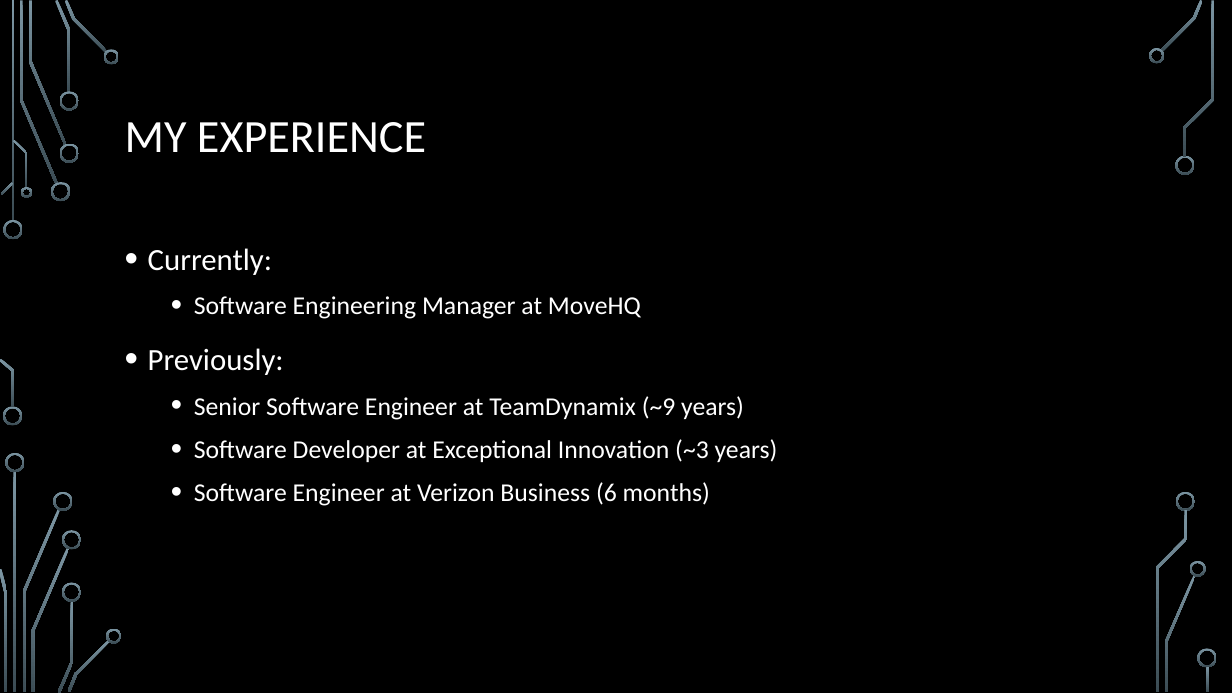
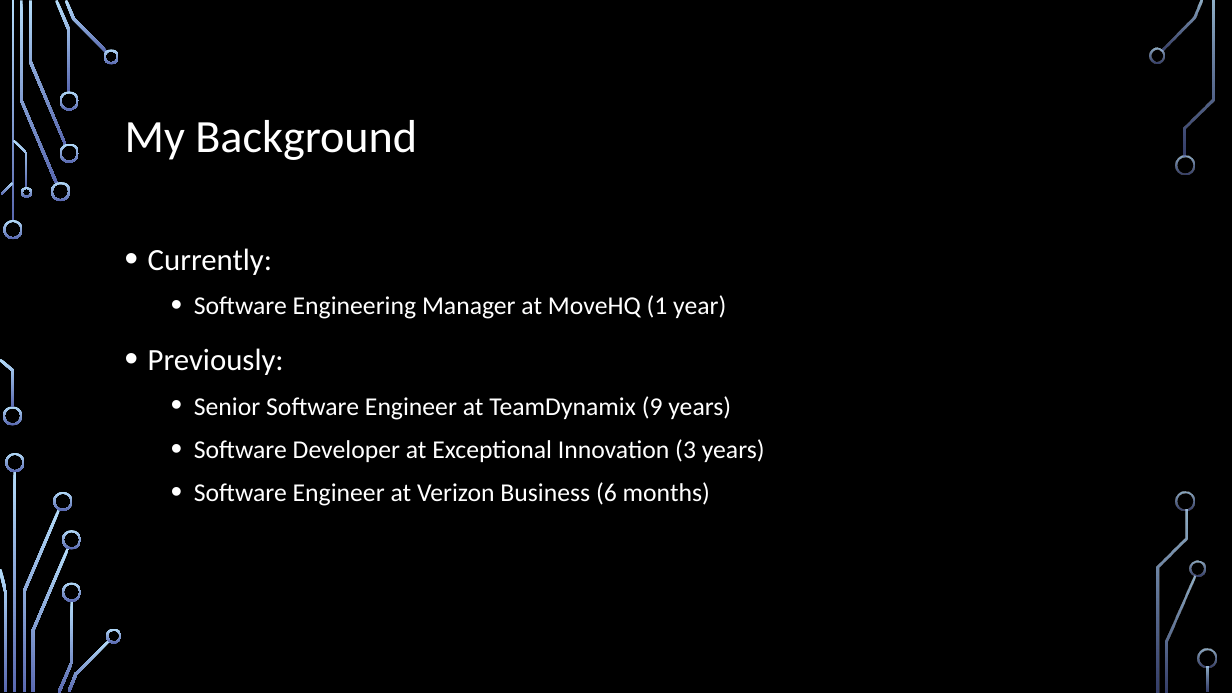
Before and after one commit to IntegerMan/SoftwareQualityTalk, a slide deck: slide 3 of Software Quality Recipes for Legacy.pptx. Drawn at 1232x693 pixels with LibreOffice and Linux fonts; fonts in the diff are those of the drawing; background and template pictures are left out. Boxes give left, top, right and bottom in pixels: in the first picture for what was removed or moved away, otherwise in the second. Text is boxed around its words. In the diff, an @@ line names an element or a change of style, - is before the commit and + after.

```diff
--- a/Software Quality Recipes for Legacy.pptx
+++ b/Software Quality Recipes for Legacy.pptx
@@ fill gradient #7C96A3 to #3B4C54 to gradient #B4DCFA to #5968B0 in 36 elements at (x1=4, y1=220, x2=23, y2=239), (x1=3, y1=407, x2=22, y2=426), (x1=20, y1=1, x2=57, y2=184), (x1=51, y1=182, x2=70, y2=201), (x1=29, y1=1, x2=66, y2=145), (x1=55, y1=0, x2=71, y2=92), (x1=59, y1=143, x2=79, y2=163), (x1=59, y1=91, x2=79, y2=111), (x1=65, y1=0, x2=107, y2=54), (x1=104, y1=49, x2=120, y2=64), (x1=1, y1=182, x2=14, y2=195), (x1=0, y1=359, x2=14, y2=408), (x1=13, y1=140, x2=28, y2=188), (x1=20, y1=187, x2=31, y2=198), (x1=14, y1=471, x2=17, y2=692), (x1=22, y1=509, x2=59, y2=691), (x1=6, y1=453, x2=25, y2=472), (x1=0, y1=568, x2=6, y2=691), (x1=54, y1=492, x2=73, y2=511), (x1=31, y1=548, x2=69, y2=692), (x1=57, y1=601, x2=73, y2=693), (x1=62, y1=531, x2=81, y2=550), (x1=62, y1=582, x2=81, y2=602), (x1=67, y1=640, x2=110, y2=692), (x1=106, y1=628, x2=122, y2=643), (x1=1161, y1=0, x2=1203, y2=52), (x1=1149, y1=48, x2=1165, y2=64), (x1=1176, y1=155, x2=1195, y2=175), (x1=1165, y1=576, x2=1196, y2=692), (x1=1190, y1=561, x2=1206, y2=577), (x1=1184, y1=1, x2=1214, y2=157), (x1=1177, y1=492, x2=1196, y2=511), (x1=1156, y1=510, x2=1188, y2=692), (x1=1198, y1=649, x2=1217, y2=668), (x1=1207, y1=666, x2=1210, y2=692), (x1=11, y1=1, x2=14, y2=222) @@
@@ title at (x1=125, y1=120, x2=417, y2=160): text changed @@
-MY EXPERIENCE
+My Background
@@ text at (x1=194, y1=295, x2=726, y2=319): text changed @@
-  • Software Engineering Manager at MoveHQ
+  • Software Engineering Manager at MoveHQ (1 year)
@@ text at (x1=194, y1=396, x2=765, y2=462): text changed @@
-  • Senior Software Engineer at TeamDynamix (~9 years)
-  • Software Developer at Exceptional Innovation (~3 years)
+  • Senior Software Engineer at TeamDynamix (9 years)
+  • Software Developer at Exceptional Innovation (3 years)
```
Also in this commit, not shown: 6 other slides changed, 40 slides added, 2 slides removed.
